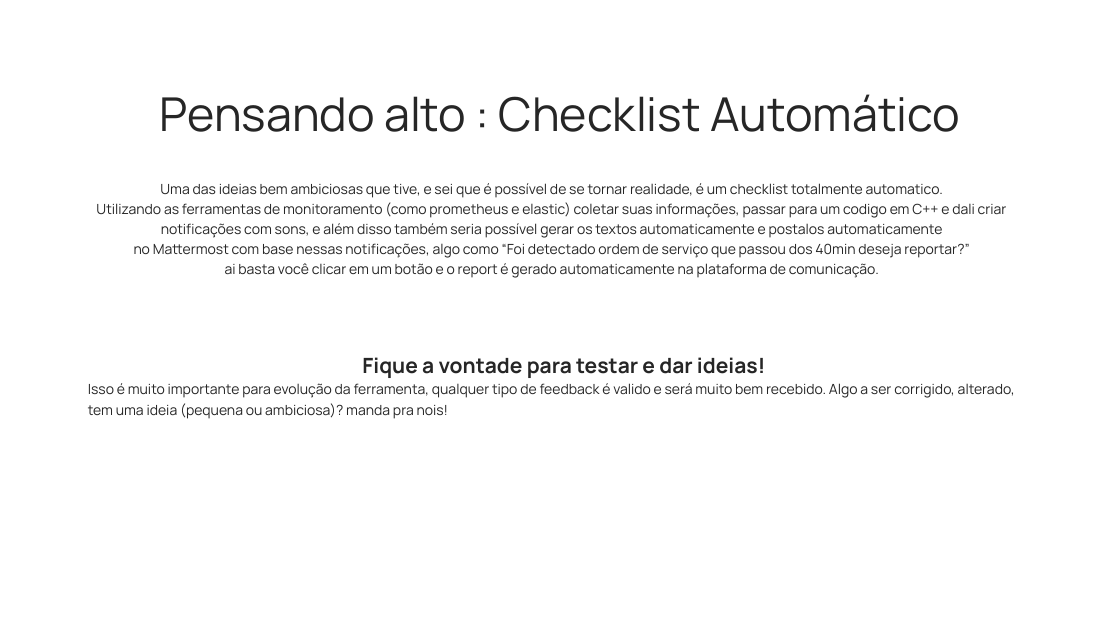
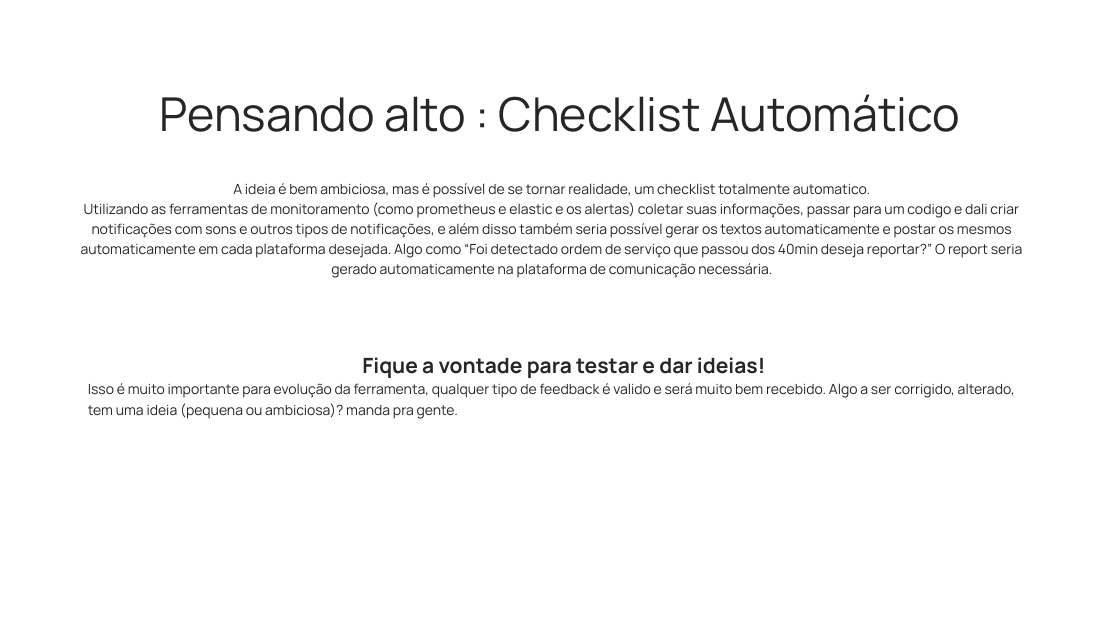
Before and after one commit to zMatheus222/Legacy-AZReports, a slide deck: slide 2 of azreports.pptx. Drawn at 1120x630 pixels with LibreOffice and Linux fonts; fonts in the diff are those of the drawing. Boxes give left, top, right and bottom in pixels: in the first picture for what was removed or moved away, otherwise in the second. Text is boxed around its words. In the diff, an @@ line names an element or a change of style, - is before the commit and + after.

```diff
--- a/azreports.pptx
+++ b/azreports.pptx
@@ text at <box>81,183,1023,278</box>: text changed @@
-Uma das ideias bem ambiciosas que tive, e sei que é possível de se tornar realidade, é um checklist totalmente automatico.
-Utilizando as ferramentas de monitoramento (como prometheus e elastic) coletar suas informações, passar para um codigo em C++ e dali criar notificações com sons, e além disso também seria possível gerar os textos automaticamente e postalos automaticamente
-no Mattermost com base nessas notificações, algo como “Foi detectado ordem de serviço que passou dos 40min deseja reportar?”
-ai basta você clicar em um botão e o report é gerado automaticamente na plataforma de comunicação.
+A ideia é bem ambiciosa, mas é possível de se tornar realidade, um checklist totalmente automatico.
+Utilizando as ferramentas de monitoramento (como prometheus e elastic e os alertas) coletar suas informações, passar para um codigo e dali criar notificações com sons e outros tipos de notificações, e além disso também seria possível gerar os textos automaticamente e postar os mesmos automaticamente em cada plataforma desejada. Algo como “Foi detectado ordem de serviço que passou dos 40min deseja reportar?” O report seria gerado automaticamente na plataforma de comunicação necessária.
@@ text at <box>88,383,1015,419</box>: text changed @@
-Isso é muito importante para evolução da ferramenta, qualquer tipo de feedback é valido e será muito bem recebido. Algo a ser corrigido, alterado, tem uma ideia (pequena ou ambiciosa)? manda pra nois!
+Isso é muito importante para evolução da ferramenta, qualquer tipo de feedback é valido e será muito bem recebido. Algo a ser corrigido, alterado, tem uma ideia (pequena ou ambiciosa)? manda pra gente.
```
Also in this commit, not shown: 1 other slide changed, 1 slide added, 3 other files.
